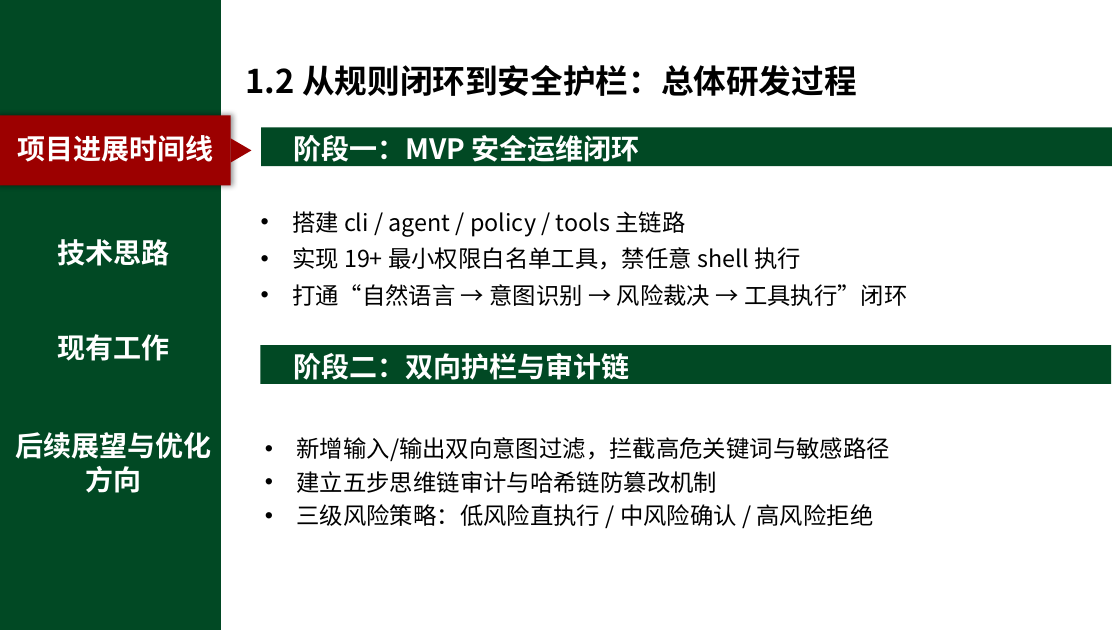
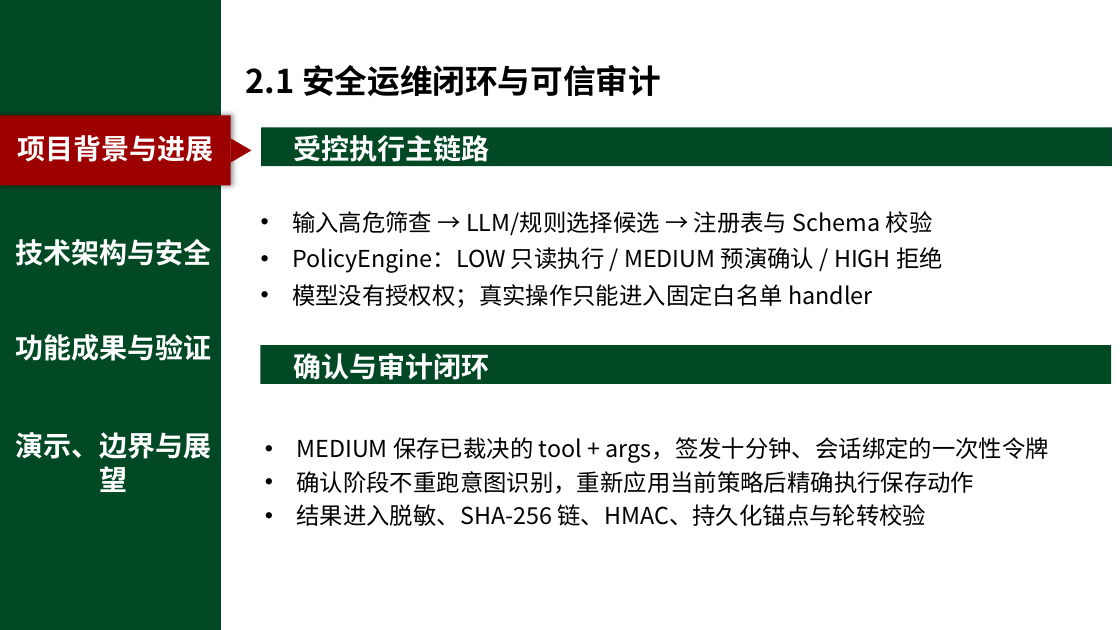
Before and after one commit to chanehwibo/cnsoftbei, a slide deck: slide 6 of SafeOps_答辩演示PPT.pptx. Drawn at 1120x630 pixels with LibreOffice and Linux fonts; fonts in the diff are those of the drawing; background and template pictures are left out. Boxes give left, top, right and bottom in pixels: in the first picture for what was removed or moved away, otherwise in the second. Text is boxed around its words. In the diff, an @@ line names an element or a change of style, - is before the commit and + after.

Commit message:
docs: 同步答辩材料与详细操作指南

```diff
--- a/SafeOps_答辩演示PPT.pptx
+++ b/SafeOps_答辩演示PPT.pptx
@@ text at bbox=[246, 65, 661, 96]: text changed @@
-1.2 从规则闭环到安全护栏：总体研发过程
+2.1 安全运维闭环与可信审计
@@ text at bbox=[17, 135, 213, 162]: text changed @@
-项目进展时间线
+项目背景与进展
@@ text at bbox=[293, 135, 489, 167]: text changed @@
-阶段一：MVP 安全运维闭环
+受控执行主链路
@@ text at bbox=[16, 239, 212, 266]: text changed @@
-技术思路
+技术架构与安全
@@ text at bbox=[292, 211, 943, 308]: text changed @@
-• 搭建 cli / agent / policy / tools 主链路
-• 实现 19+ 最小权限白名单工具，禁任意 shell 执行
-• 打通“自然语言 → 意图识别 → 风险裁决 → 工具执行”闭环
+• 输入高危筛查 → LLM/规则选择候选 → 注册表与 Schema 校验
+• PolicyEngine：LOW 只读执行 / MEDIUM 预演确认 / HIGH 拒绝
+• 模型没有授权权；真实操作只能进入固定白名单 handler
@@ text at bbox=[16, 334, 212, 361]: text changed @@
-现有工作
+功能成果与验证
@@ text at bbox=[293, 353, 489, 385]: text changed @@
-阶段二：双向护栏与审计链
+确认与审计闭环
@@ text at bbox=[16, 432, 212, 492]: text changed @@
-后续展望与优化方向
+演示、边界与展望
@@ text at bbox=[296, 437, 1049, 526]: text changed @@
-• 新增输入/输出双向意图过滤，拦截高危关键词与敏感路径
-• 建立五步思维链审计与哈希链防篡改机制
-• 三级风险策略：低风险直执行 / 中风险确认 / 高风险拒绝
+• MEDIUM 保存已裁决的 tool + args，签发十分钟、会话绑定的一次性令牌
+• 确认阶段不重跑意图识别，重新应用当前策略后精确执行保存动作
+• 结果进入脱敏、SHA-256 链、HMAC、持久化锚点与轮转校验
```
Also in this commit, not shown: 13 other slides changed, 3 other files.
